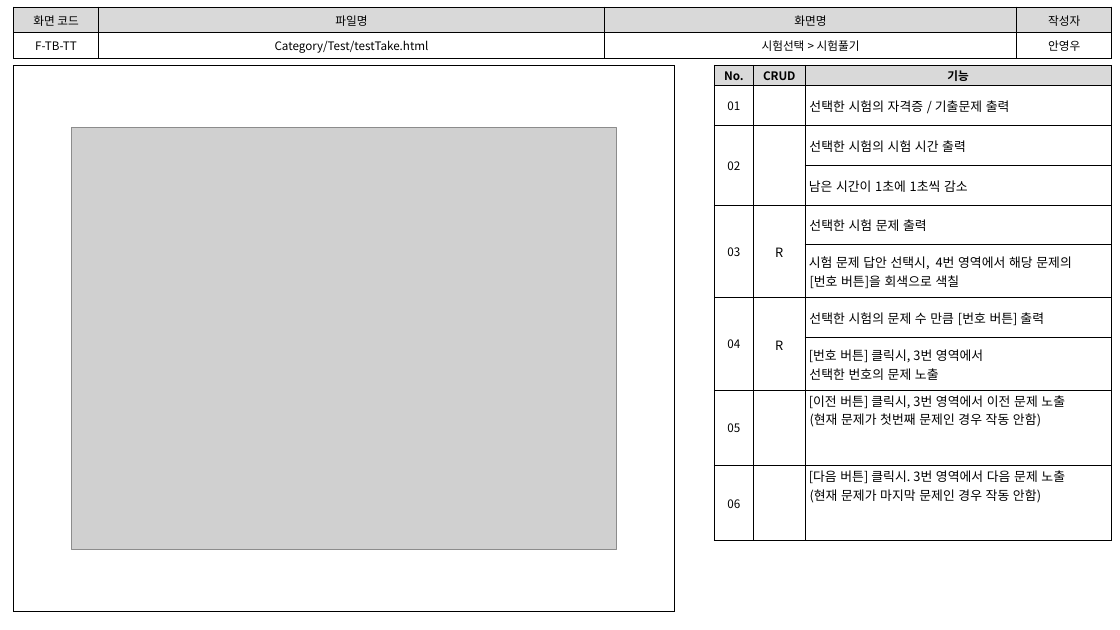
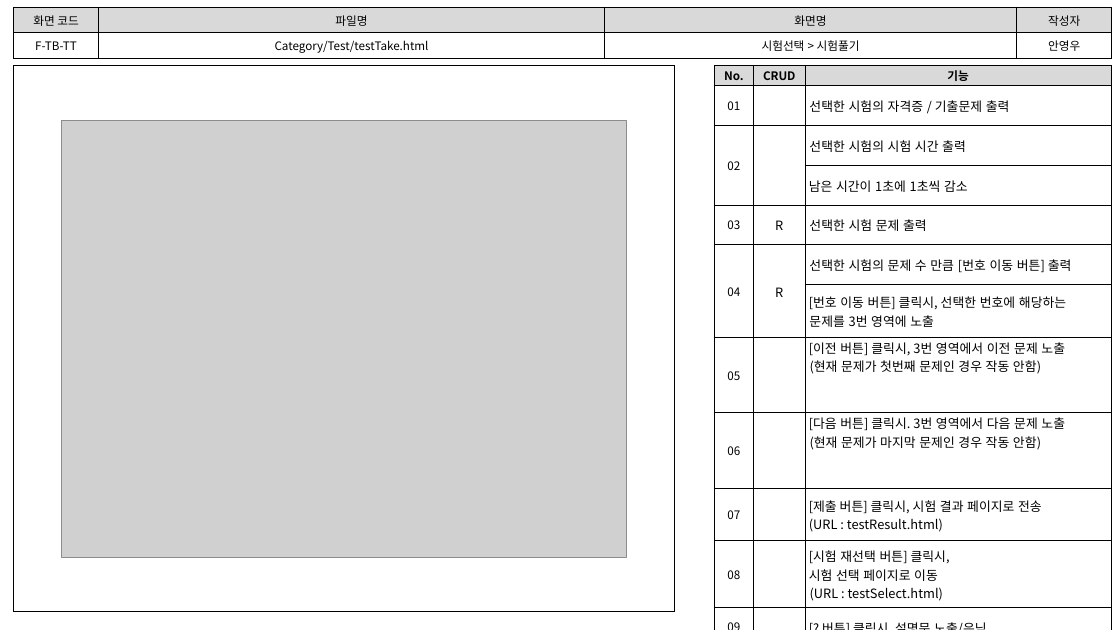
Before and after one commit to index506/cosmo6th_3thGroup, a slide deck: slide 5 of Text/02.화면설계도/3th_Project_화면 설계도(6기_안영우).pptx. Drawn at 1120x630 pixels with LibreOffice and Linux fonts; fonts in the diff are those of the drawing; grey boxes stand for pictures. Boxes give left, top, right and bottom in pixels: in the first picture for what was removed or moved away, otherwise in the second. Text is boxed around its words. In the diff, an @@ line names an element or a change of style, - is before the commit and + after.

```diff
--- a/Text/02.화면설계도/3th_Project_화면 설계도(6기_안영우).pptx
+++ b/Text/02.화면설계도/3th_Project_화면 설계도(6기_안영우).pptx
@@ table at (714, 66, 1111, 605) @@
-row 6:  |  | 시험 문제 답안 선택시, 4번 영역에서 해당 문제의 [번호 버튼]을 회색으로 색칠
-row 7: 04 | R | 선택한 시험의 문제 수 만큼 [번호 버튼] 출력
-row 8:  |  | [번호 버튼] 클릭시, 3번 영역에서 선택한 번호의 문제 노출
+row 6: 04 | R | 선택한 시험의 문제 수 만큼 [번호 이동 버튼] 출력
+row 7:  |  | [번호 이동 버튼] 클릭시, 선택한 번호에 해당하는 문제를 3번 영역에 노출
+row 10: 07 |  | [제출 버튼] 클릭시, 시험 결과 페이지로 전송 / (URL : testResult.html)
+row 11: 08 |  | [시험 재선택 버튼] 클릭시, 시험 선택 페이지로 이동 (URL : testSelect.html)
+row 12: 09 |  | [? 버튼] 클릭시, 설명문 노출/은닉
@@ picture: place and size @@
-picture at (71, 128, 617, 549)
+picture at (61, 120, 627, 557)
```
Also in this commit, not shown: 8 other slides changed, 2 slides removed, 1 other file.
